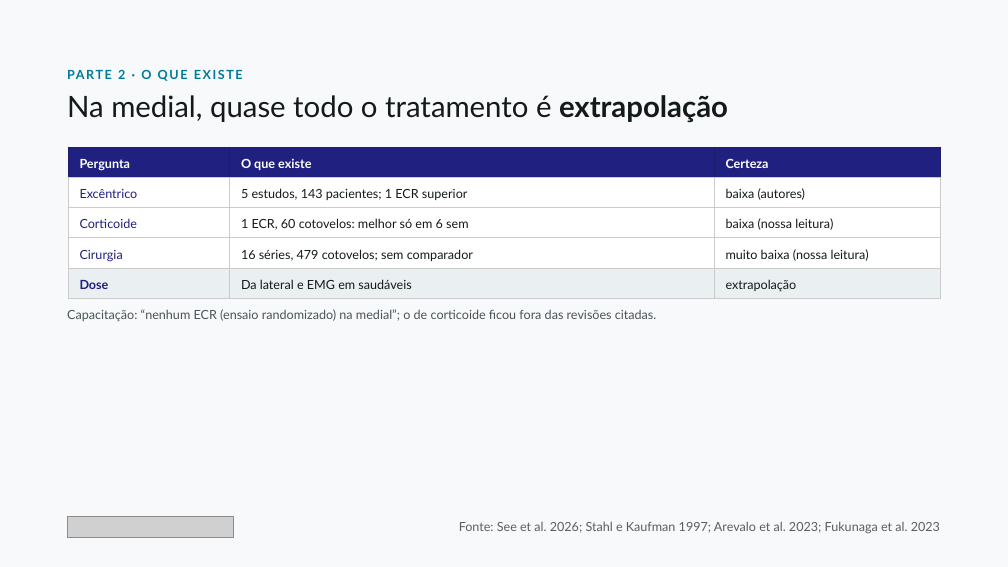
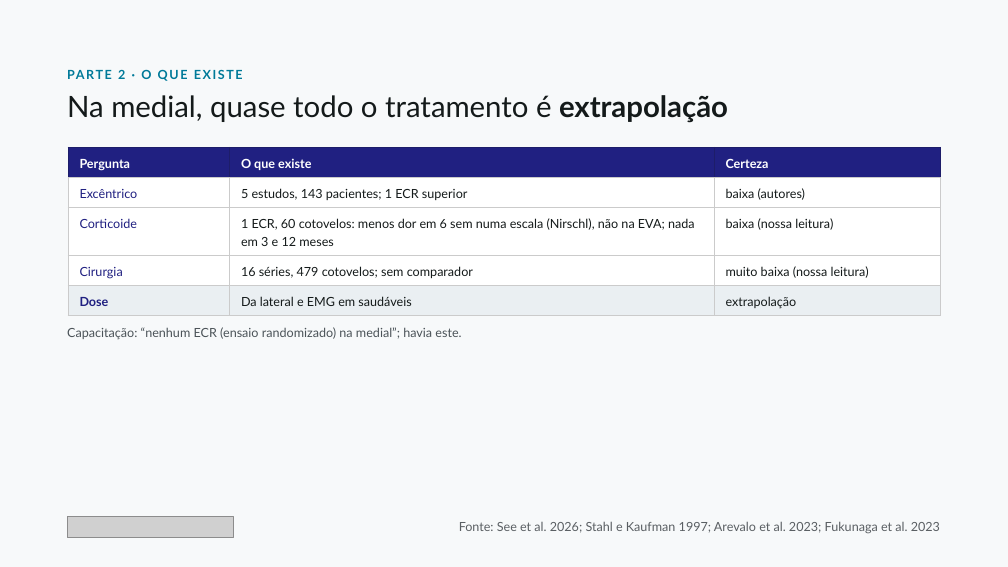
Before and after one commit to dossantosdanieel/illic, a slide deck: slide 16 of aulas/2026-11-cotovelo-medial-e-mao/04_aula/cotovelo-medial-e-mao.pptx. Drawn at 1008x567 pixels with LibreOffice and Linux fonts; fonts in the diff are those of the drawing; grey boxes stand for pictures. Boxes give left, top, right and bottom in pixels: in the first picture for what was removed or moved away, otherwise in the second. Text is boxed around its words. In the diff, an @@ line names an element or a change of style, - is before the commit and + after.

```diff
--- a/aulas/2026-11-cotovelo-medial-e-mao/04_aula/cotovelo-medial-e-mao.pptx
+++ b/aulas/2026-11-cotovelo-medial-e-mao/04_aula/cotovelo-medial-e-mao.pptx
@@ table at [68, 147, 941, 316] @@
-row 3, column 2: 1 ECR, 60 cotovelos: melhor só em 6 sem
+row 3, column 2: 1 ECR, 60 cotovelos: menos dor em 6 sem numa escala (Nirschl), não na EVA; nada em 3 e 12 meses
@@ text at [67, 327, 461, 339]: text changed @@
-Capacitação: “nenhum ECR (ensaio randomizado) na medial”; o de corticoide ficou fora das revisões citadas.
+Capacitação: “nenhum ECR (ensaio randomizado) na medial”; havia este.
```
Also in this commit, not shown: 4 other slides changed, 21 other files.
